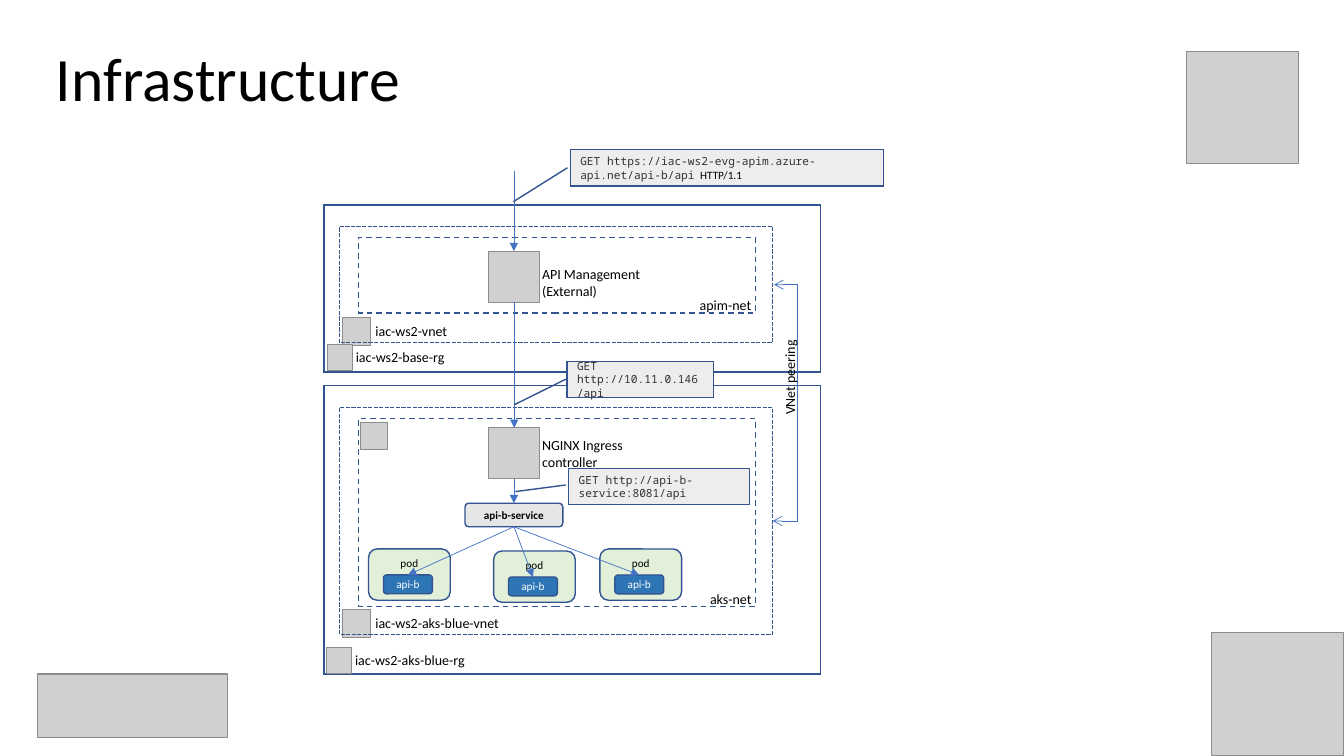
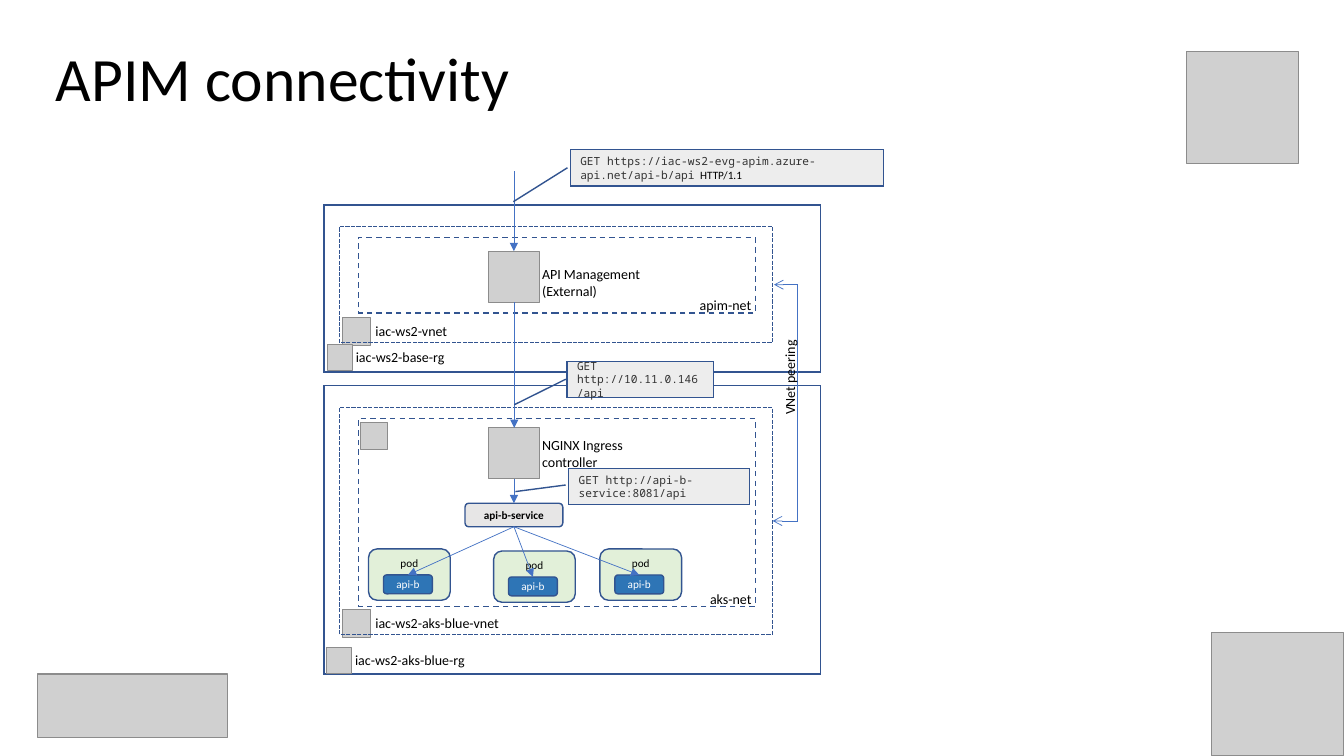
Before and after one commit to evgenyb/aks-workshops, a slide deck: slide 27 of 02-aks-advanced-configuration/slides/Advanced AKS Configuration.pptx (slide 9 before the commit). Drawn at 1344x756 pixels with LibreOffice and Linux fonts; fonts in the diff are those of the drawing; grey boxes stand for pictures; background and template pictures are left out. Boxes give left, top, right and bottom in pixels: in the first picture for what was removed or moved away, otherwise in the second. Text is boxed around its words. In the diff, an @@ line names an element or a change of style, - is before the commit and + after.

```diff
--- a/02-aks-advanced-configuration/slides/Advanced AKS Configuration.pptx
+++ b/02-aks-advanced-configuration/slides/Advanced AKS Configuration.pptx
@@ title at (56, 58, 509, 111): text changed @@
-Infrastructure
+APIM connectivity
```
Also in this commit, not shown: 9 other slides changed, 7 slides added, 5 other files.
